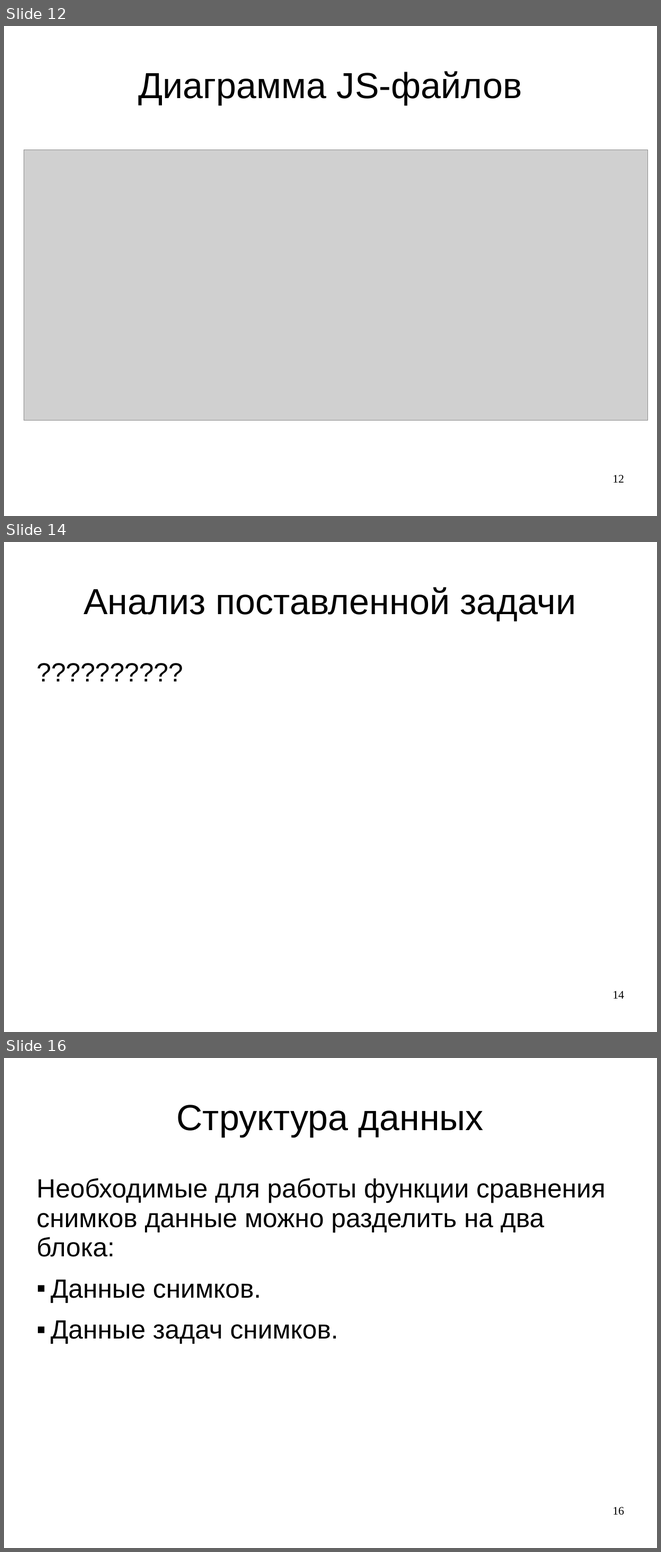
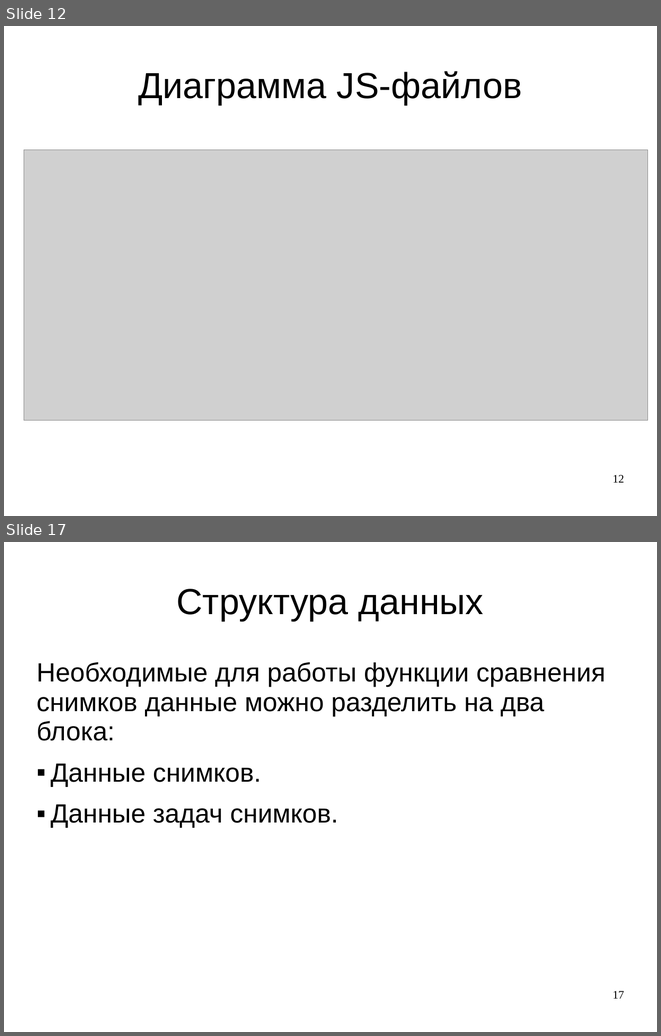
Before and after one commit to LilyTs/Diplom, a slide deck: Цаплина_(Дипломная).ppt. Shown one above the other, each under a label of ours: slides 12, 14 and 16 before the commit, slides 12 and 17 after it; the slides between them are not shown. The pictures are 661x1552 and 661x1036 pixels, drawn with LibreOffice and Linux fonts; fonts in the diff are those of the drawing; grey boxes stand for pictures. Boxes give left, top, right and bottom in pixels: in the first picture for what was removed or moved away, otherwise in the second. Text is boxed around its words. In the diff, an @@ line names an element or a change of style, - is before the commit and + after.

```diff
--- a/Цаплина_(Дипломная).ppt
+++ b/Цаплина_(Дипломная).ppt
@@ slide 14 removed at [4, 542, 657, 1032], background #FFFFFF @@
@@ title removed at [84, 587, 576, 621] @@
-Анализ поставленной задачи
@@ text removed at [36, 656, 625, 940] @@
-??????????
@@ page number removed at [612, 990, 624, 998] @@
-14
@@ what was slide 16 is now slide 17 @@
@@ page number at [612, 990, 624, 998]: text changed @@
-16
+17
```
Also in this commit, not shown: 9 slides changed, 19 slides added, 4 other slides removed, 3 other files.
